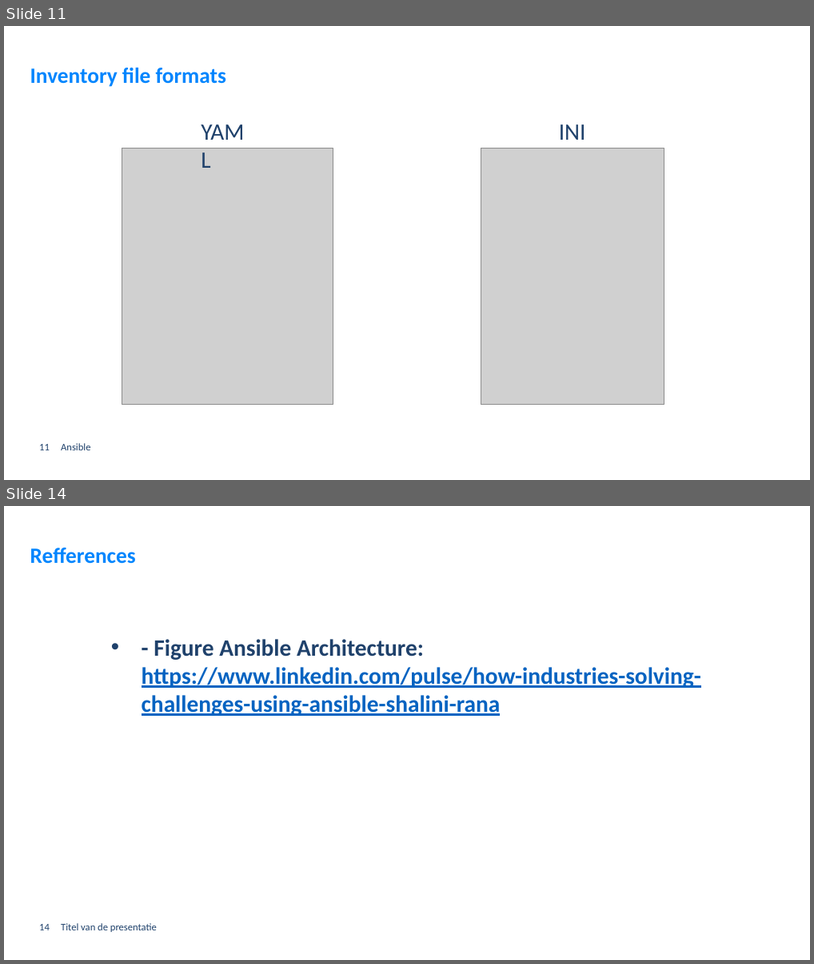
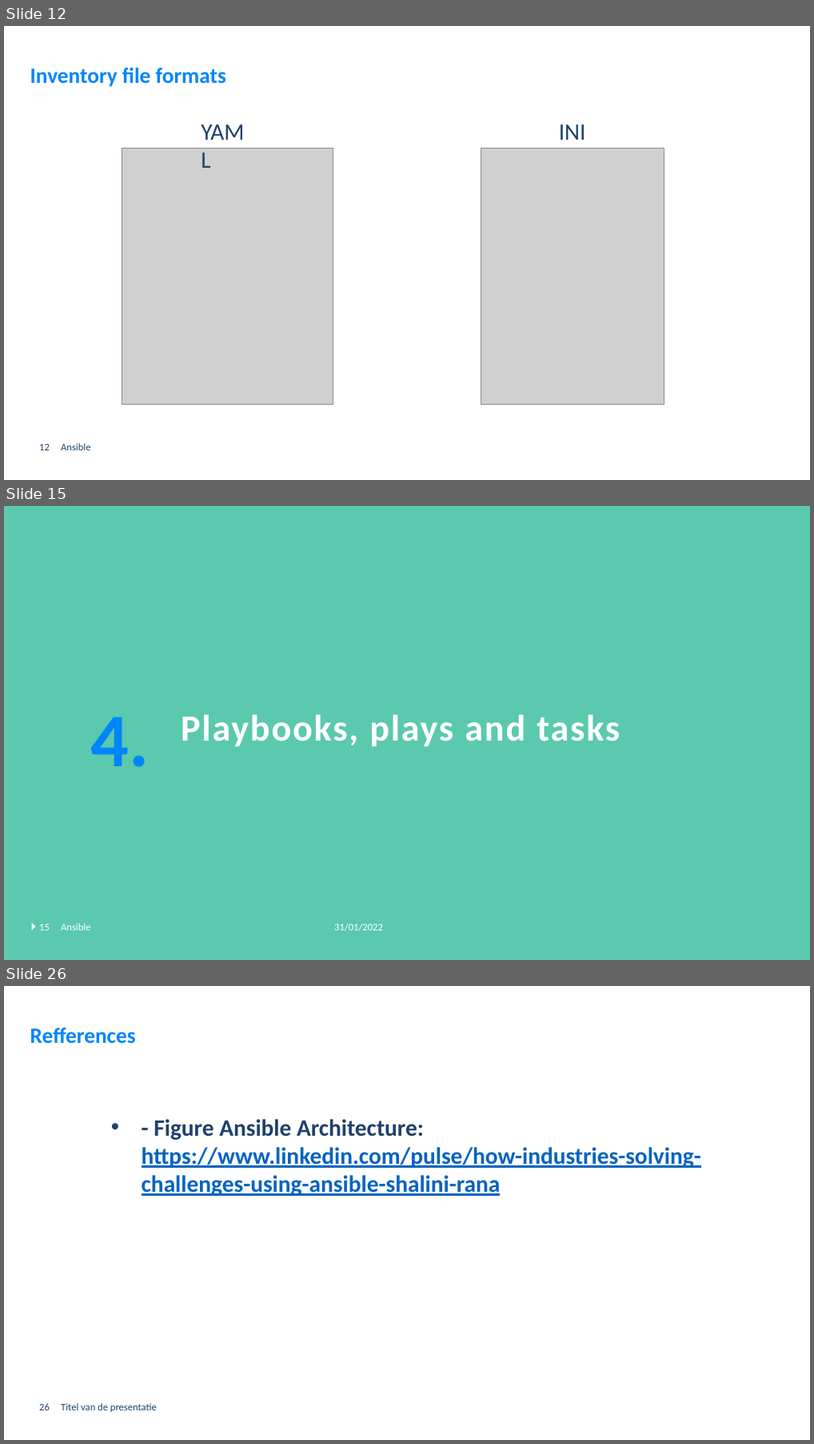
Before and after one commit to GerritVanMol/Ansible_Introduction-21_22, a slide deck: Documents/Ansible_BasicsAndHowToGetStarted.pptx. Shown one above the other, each under a label of ours: slides 11 and 14 before the commit, slides 12, 15 and 26 after it; the slides between them are not shown. The pictures are 814x964 and 814x1444 pixels, drawn with LibreOffice and Linux fonts; fonts in the diff are those of the drawing; grey boxes stand for pictures; background and template pictures are left out. Boxes give left, top, right and bottom in pixels: in the first picture for what was removed or moved away, otherwise in the second. Text is boxed around its words. In the diff, an @@ line names an element or a change of style, - is before the commit and + after.

Commit message:
update Ansible ppt

```diff
--- a/Documents/Ansible_BasicsAndHowToGetStarted.pptx
+++ b/Documents/Ansible_BasicsAndHowToGetStarted.pptx
@@ slide 15 added at [4, 506, 810, 960], background #5AC9AE @@
@@ text added at [90, 717, 149, 767], 90 pt, text #0085FE, bold @@
+4.
@@ title added at [181, 714, 620, 747], 44 pt, text #FFFFFF, bold @@
+Playbooks, plays and tasks
@@ triangle added at [31, 923, 35, 930], fill #FFFFFF @@
@@ page number added at [39, 924, 50, 930], 12 pt, text #FFFFFF @@
+15
@@ text added at [61, 923, 90, 930], 12 pt, text #FFFFFF @@
+Ansible
@@ text added at [334, 923, 383, 931], 12 pt, text #FFFFFF @@
+31/01/2022
@@ what was slide 11 is now slide 12 @@
@@ page number at [39, 444, 50, 450]: text changed @@
-11
+12
@@ what was slide 14 is now slide 26 @@
@@ page number at [39, 1403, 50, 1410]: text changed @@
-14
+26
```
Also in this commit, not shown: 7 slides changed, 11 other slides added, 1 other file.
